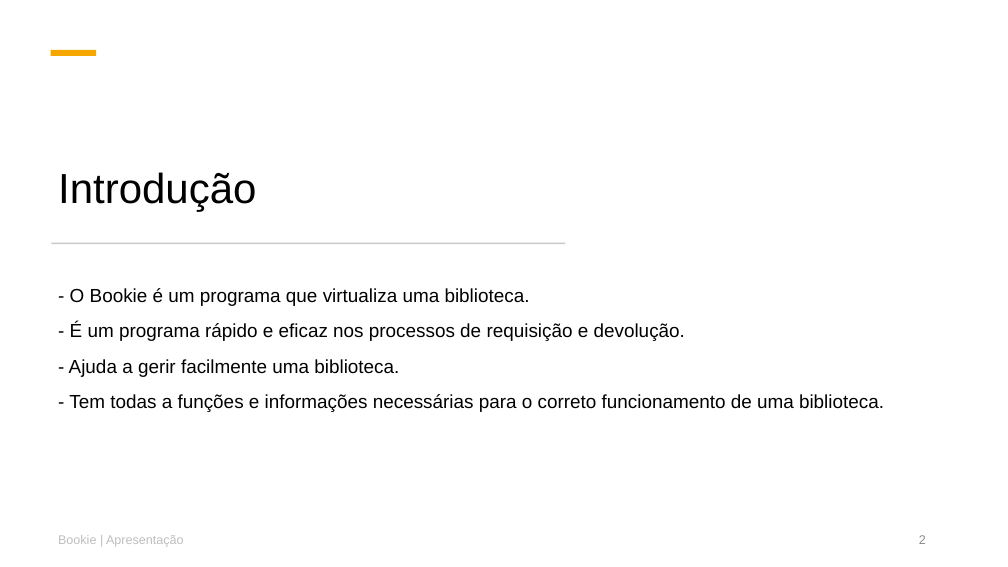
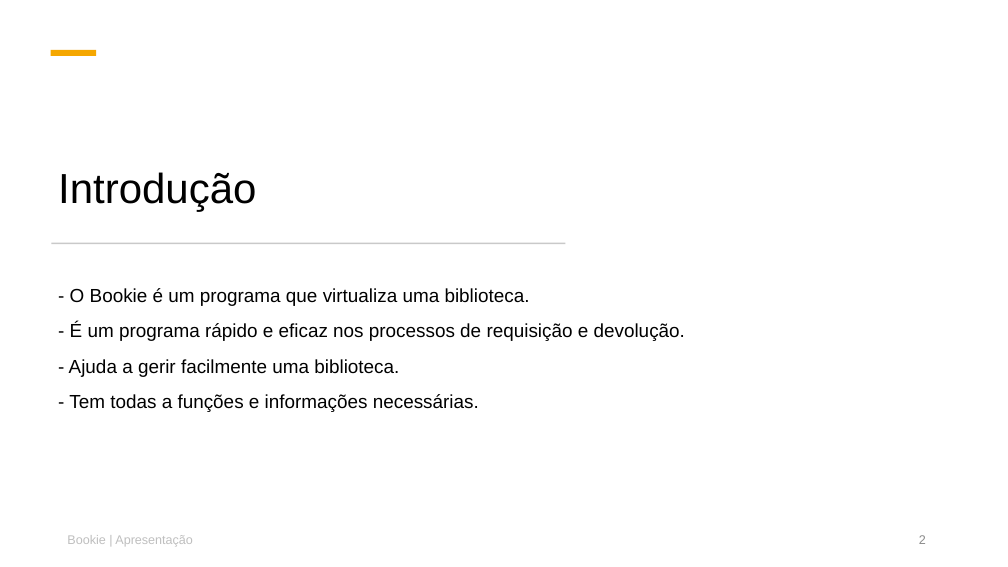
Before and after one commit to duartelcunha/PSI1619I_DuarteCunha_2219096, a slide deck: slide 2 of docs/PSI1619I_DuarteCunha_2219096_ApresentaçãoDefesa.pptx. Drawn at 1008x567 pixels with LibreOffice and Linux fonts; fonts in the diff are those of the drawing. Boxes give left, top, right and bottom in pixels: in the first picture for what was removed or moved away, otherwise in the second. Text is boxed around its words. In the diff, an @@ line names an element or a change of style, - is before the commit and + after.

```diff
--- a/docs/PSI1619I_DuarteCunha_2219096_ApresentaçãoDefesa.pptx
+++ b/docs/PSI1619I_DuarteCunha_2219096_ApresentaçãoDefesa.pptx
@@ text at bbox=[69, 394, 479, 412]: text changed @@
-- Tem todas a funções e informações necessárias para o correto funcionamento de uma biblioteca.
+- Tem todas a funções e informações necessárias.
@@ text "Bookie | Apresentação": place and size @@
-text "Bookie | Apresentação" at bbox=[58, 535, 184, 546]
+text "Bookie | Apresentação" at bbox=[67, 535, 193, 546]
```
Also in this commit, not shown: 3 other slides changed, 2 other files.
